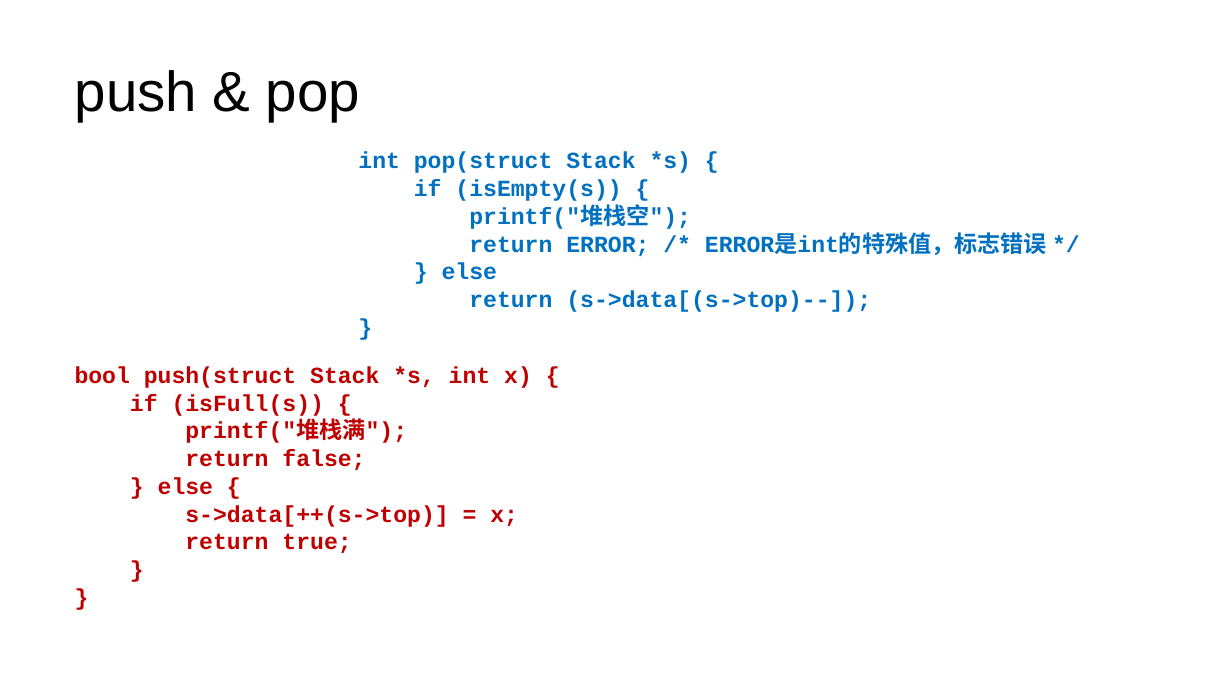
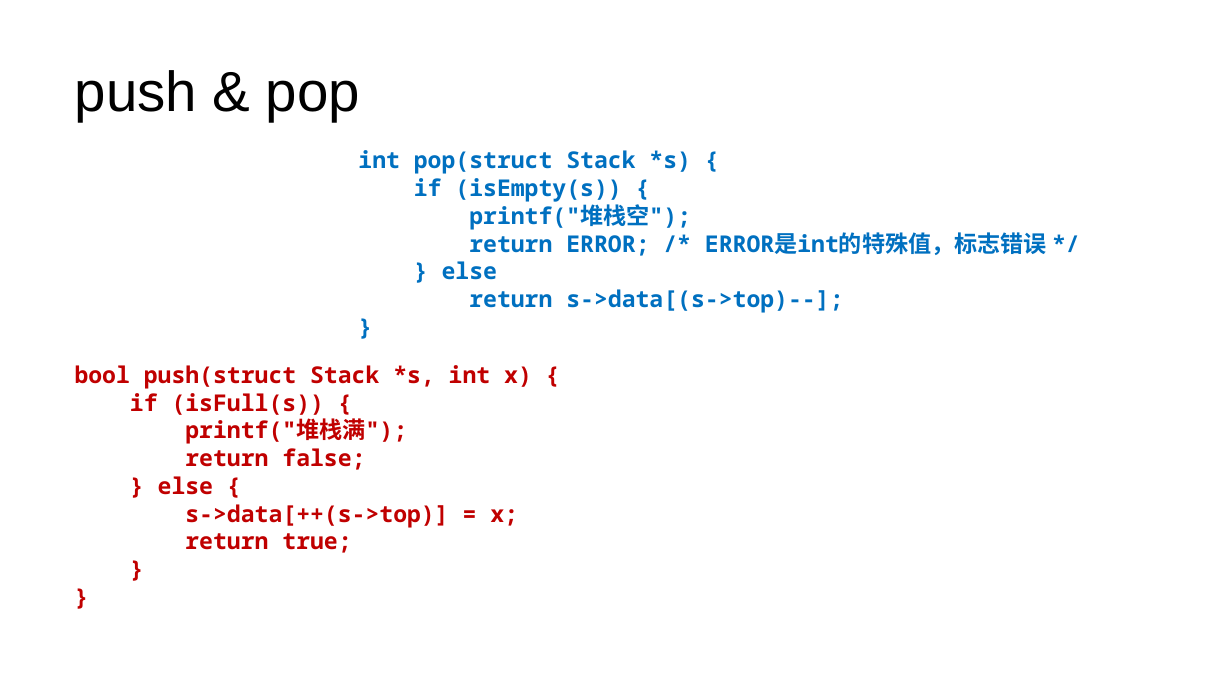
Before and after one commit to lezhang-thu/data-structure, a slide deck: slide 6 of linear-list/2022秋季-数据结构-第3章-线性结构b.pptx. Drawn at 1232x693 pixels with LibreOffice and Linux fonts; fonts in the diff are those of the drawing. Boxes give left, top, right and bottom in pixels: in the first picture for what was removed or moved away, otherwise in the second. Text is boxed around its words. In the diff, an @@ line names an element or a change of style, - is before the commit and + after.

```diff
--- a/linear-list/2022秋季-数据结构-第3章-线性结构b.pptx
+++ b/linear-list/2022秋季-数据结构-第3章-线性结构b.pptx
@@ text at [358, 150, 1047, 280]: font Courier New to Noto Sans Mono in "int pop(struct Stack *s) {", "if (isEmpty(s)) {", "printf("堆栈空");", "return ERROR; /* ERROR是int的特殊值，标志错误 */" and 2 more places @@
@@ text at [469, 289, 843, 313]: text changed; font Courier New to Noto Sans Mono @@
-return (s->data[(s->top)--]);
+return s->data[(s->top)--];
@@ text "bool push(struct Stack *s, int ..." at [75, 365, 532, 553]: font Courier New to Noto Sans Mono @@
```
Also in this commit, not shown: 5 other slides changed, 2 other files.
